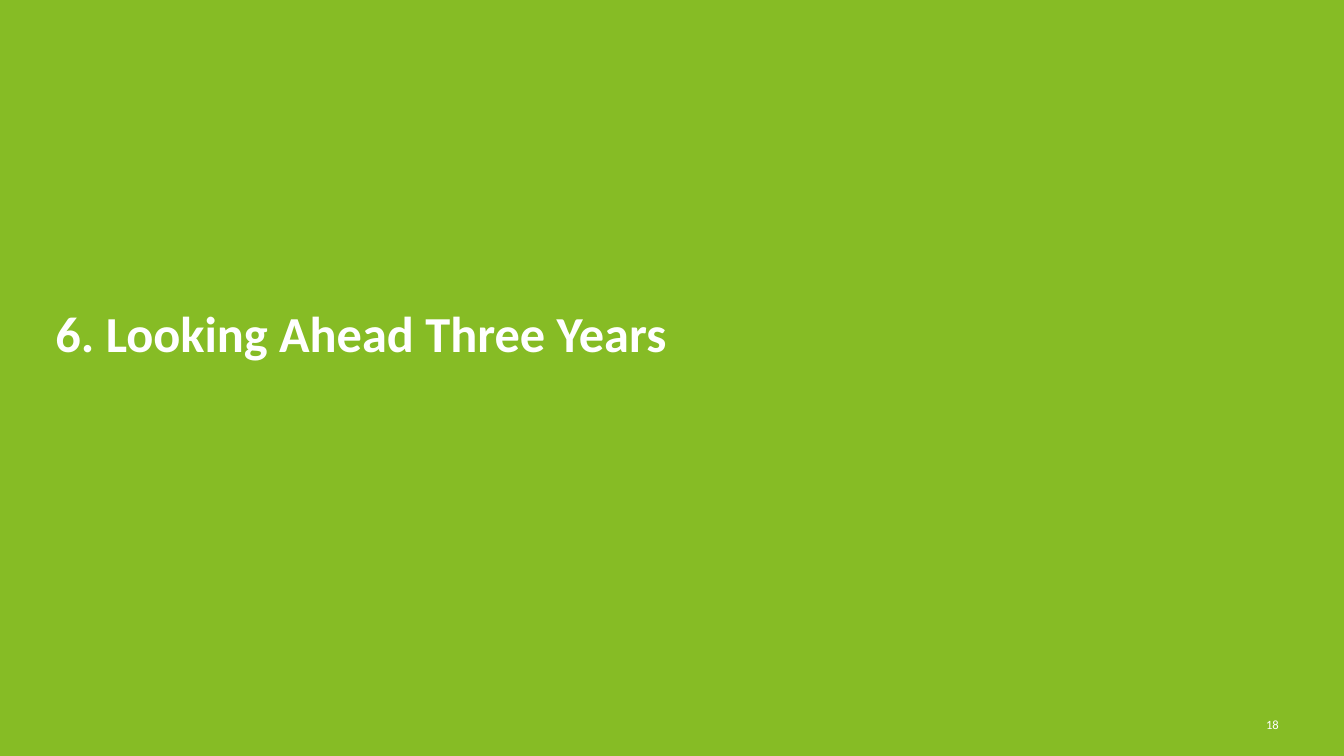
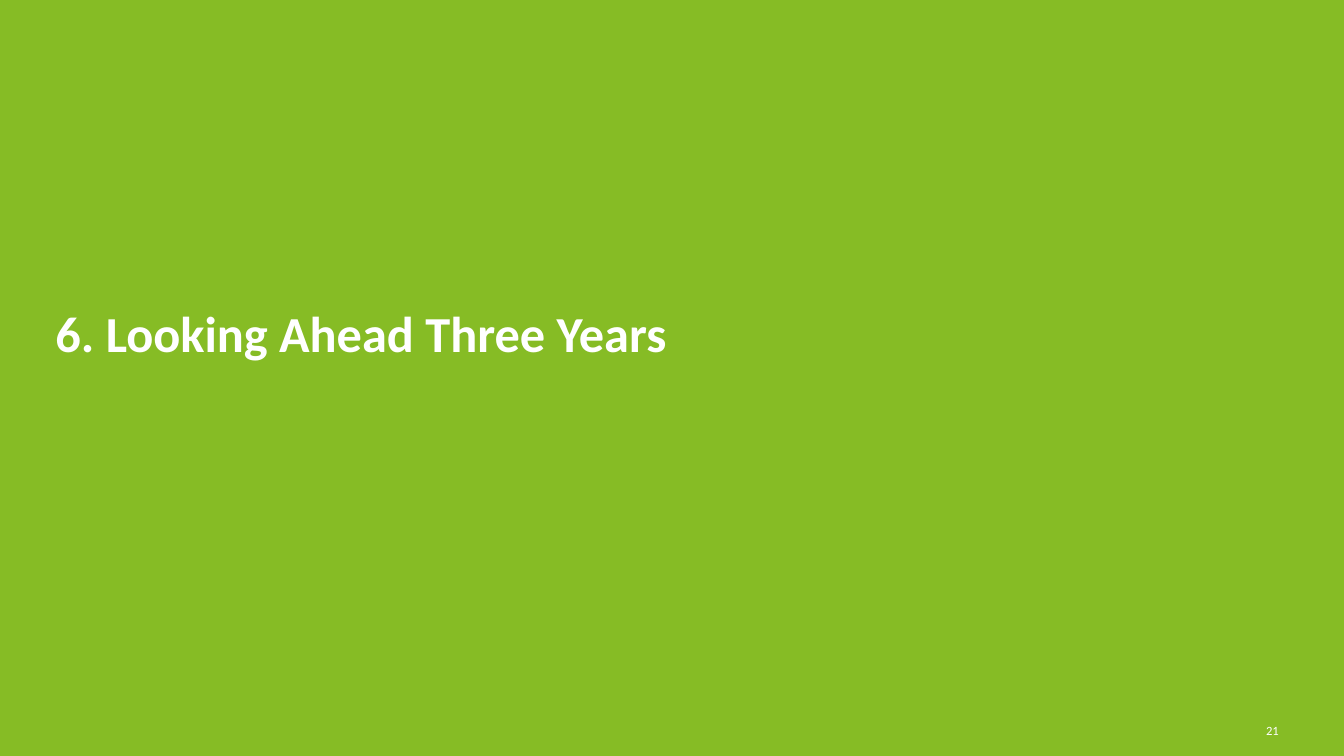
Before and after one commit to davidlin778/Fraud-in-2026, a slide deck: slide 22 of Fraud in 2026 - Full Results.pptx (slide 19 before the commit). Drawn at 1344x756 pixels with LibreOffice and Linux fonts; fonts in the diff are those of the drawing. Boxes give left, top, right and bottom in pixels: in the first picture for what was removed or moved away, otherwise in the second. Text is boxed around its words. In the diff, an @@ line names an element or a change of style, - is before the commit and + after.

```diff
--- a/Fraud in 2026 - Full Results.pptx
+++ b/Fraud in 2026 - Full Results.pptx
@@ text at (1266, 727, 1279, 735): text changed @@
-18
+21
```
Also in this commit, not shown: 17 other slides changed, 4 slides added, 1 slide removed.
